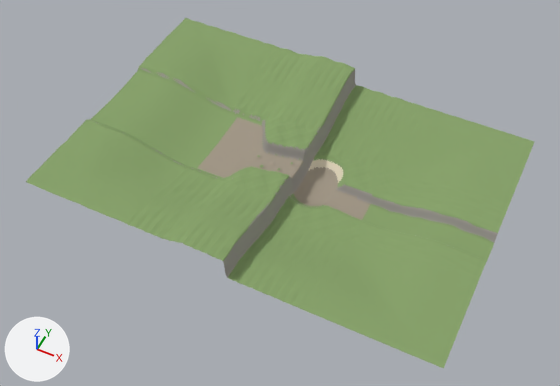
Before and after pictures for a commit that changed the glTF model samples/river-falls/terrain.glb.
Both versions are drawn from a 50 mm camera at (120.4, -201.9, 224.1) aimed at (31.4, -23.9, 1.6). Arrows for +X, +Y and +Z are at lower left; the lights stay in place. The picture after the commit comes second.

The scene before the commit, as lines of its bpy script (objects in view):
```python
mat_grass = principled_material('Grass')
mat_grass.base_color = (0.24, 0.36, 0.14)  # green #86a269
mat_grass.roughness = 0.95
mat_rock = principled_material('Rock')
mat_rock.base_color = (0.33, 0.31, 0.29)  # grey #9b9793
mat_rock.roughness = 0.85
mat_sand = principled_material('Sand')
mat_sand.base_color = (0.74, 0.66, 0.5)  # pale yellow #dfd4bc
mat_sand.roughness = 0.95
mat_stones = principled_material('Stones')
mat_stones.base_color = (0.36, 0.31, 0.24)  # beige #a29786
mat_stones.roughness = 0.9
me_valley = bpy.data.meshes.new('Valley')
me_valley.from_pydata(...)  # 16533 vertices, 32536 faces; spans x -48.0..112.0, y -72.0..40.0, z -3.0..18.0
# faces by material slot: [21512, 2004, 8649, 371]
me_valley.materials.append(mat_grass)  # green #86a269
me_valley.materials.append(mat_rock)  # grey #9b9793
me_valley.materials.append(mat_stones)  # beige #a29786
me_valley.materials.append(mat_sand)  # pale yellow #dfd4bc
ob_valley = bpy.data.objects.new('Valley', me_valley)
ob_valley.location = (0.0, 0.0, 0.0)
```
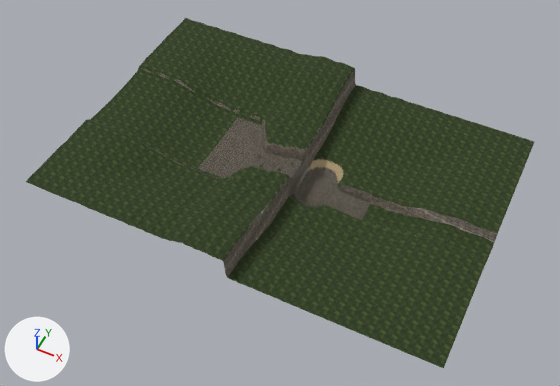
Edits to the bpy script that builds the scene:
```text
Add img_image_4:
    img_image_4 = load_image('Image_4', '_unpacked/Image_4', 512, 512, 'sRGB')
Add img_image_5:
    img_image_5 = load_image('Image_5', '_unpacked/Image_5', 512, 512, 'Non-Color')
Add img_image_6:
    img_image_6 = load_image('Image_6', '_unpacked/Image_6', 512, 512, 'sRGB')
Add img_image_7:
    img_image_7 = load_image('Image_7', '_unpacked/Image_7', 512, 512, 'Non-Color')
Add img_image_1:
    img_image_1 = load_image('Image_1', '_unpacked/Image_1', 512, 512, 'Non-Color')
Add img_image_0:
    img_image_0 = load_image('Image_0', '_unpacked/Image_0', 512, 512, 'sRGB')
Add img_image_2:
    img_image_2 = load_image('Image_2', '_unpacked/Image_2', 512, 512, 'sRGB')
Add img_image_3:
    img_image_3 = load_image('Image_3', '_unpacked/Image_3', 512, 512, 'Non-Color')
Change mat_grass:
    where n0 = _N.new('ShaderNodeBsdfPrincipled'); n0.name = 'Principled BSDF'
    remove n0.inputs[0].default_value = (0.24, 0.36, 0.14, 1.0)  # 'Base Color', green #86a269
    add n2 = _N.new('ShaderNodeTexImage'); n2.name = 'Image Texture'
    add n2.image = img_image_2
    add n3 = _N.new('ShaderNodeNormalMap'); n3.name = 'Normal Map'
    add n3.uv_map = 'UVMap'
    add n4 = _N.new('ShaderNodeTexImage'); n4.name = 'Image Texture.001'
    add n4.image = img_image_3
    add _L.new(n2.outputs[0], n0.inputs[0])  # 'Color' to 'Base Color'
    add _L.new(n3.outputs[0], n0.inputs[5])  # 'Normal' to 'Normal'
    add _L.new(n4.outputs[0], n3.inputs[1])  # 'Color' to 'Color'
Change mat_rock:
    where n0 = _N.new('ShaderNodeBsdfPrincipled'); n0.name = 'Principled BSDF'
    remove n0.inputs[0].default_value = (0.33, 0.31, 0.29, 1.0)  # 'Base Color', grey #9b9793
    add n2 = _N.new('ShaderNodeTexImage'); n2.name = 'Image Texture'
    add n2.image = img_image_0
    add n3 = _N.new('ShaderNodeNormalMap'); n3.name = 'Normal Map'
    add n3.uv_map = 'UVMap'
    add n4 = _N.new('ShaderNodeTexImage'); n4.name = 'Image Texture.001'
    add n4.image = img_image_1
    add _L.new(n2.outputs[0], n0.inputs[0])  # 'Color' to 'Base Color'
    add _L.new(n3.outputs[0], n0.inputs[5])  # 'Normal' to 'Normal'
    add _L.new(n4.outputs[0], n3.inputs[1])  # 'Color' to 'Color'
Change mat_stones:
    where n0 = _N.new('ShaderNodeBsdfPrincipled'); n0.name = 'Principled BSDF'
    remove n0.inputs[0].default_value = (0.36, 0.31, 0.24, 1.0)  # 'Base Color', beige #a29786
    n0.inputs[2].default_value: 0.9 -> 0.75  # 'Roughness'
    add n2 = _N.new('ShaderNodeTexImage'); n2.name = 'Image Texture'
    add n2.image = img_image_6
    add n3 = _N.new('ShaderNodeNormalMap'); n3.name = 'Normal Map'
    add n3.uv_map = 'UVMap'
    add n4 = _N.new('ShaderNodeTexImage'); n4.name = 'Image Texture.001'
    add n4.image = img_image_7
    add _L.new(n2.outputs[0], n0.inputs[0])  # 'Color' to 'Base Color'
    add _L.new(n3.outputs[0], n0.inputs[5])  # 'Normal' to 'Normal'
    add _L.new(n4.outputs[0], n3.inputs[1])  # 'Color' to 'Color'
Change mat_sand:
    where n0 = _N.new('ShaderNodeBsdfPrincipled'); n0.name = 'Principled BSDF'
    remove n0.inputs[0].default_value = (0.74, 0.66, 0.5, 1.0)  # 'Base Color', pale yellow #dfd4bc
    add n2 = _N.new('ShaderNodeTexImage'); n2.name = 'Image Texture'
    add n2.image = img_image_4
    add n3 = _N.new('ShaderNodeNormalMap'); n3.name = 'Normal Map'
    add n3.uv_map = 'UVMap'
    add n4 = _N.new('ShaderNodeTexImage'); n4.name = 'Image Texture.001'
    add n4.image = img_image_5
    add _L.new(n2.outputs[0], n0.inputs[0])  # 'Color' to 'Base Color'
    add _L.new(n3.outputs[0], n0.inputs[5])  # 'Normal' to 'Normal'
    add _L.new(n4.outputs[0], n3.inputs[1])  # 'Color' to 'Color'
```

Boxes [x1, y1, x2, y2] around the edits, measured in the pictures (560 x 386 px):
'Valley', surface changed (darker)
    both: [26, 18, 534, 368]
